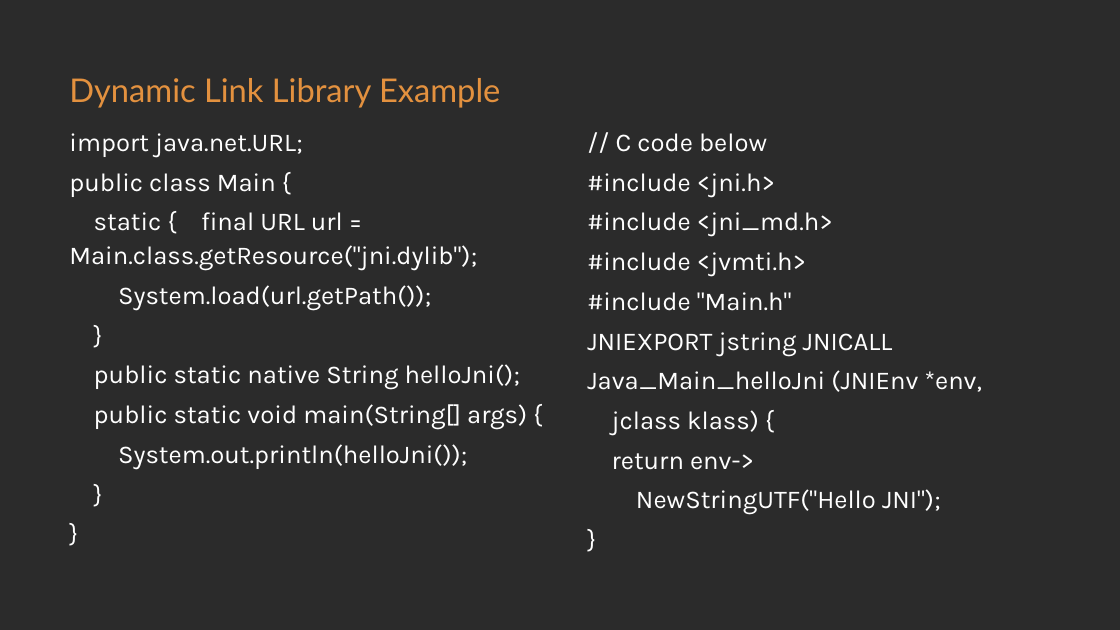
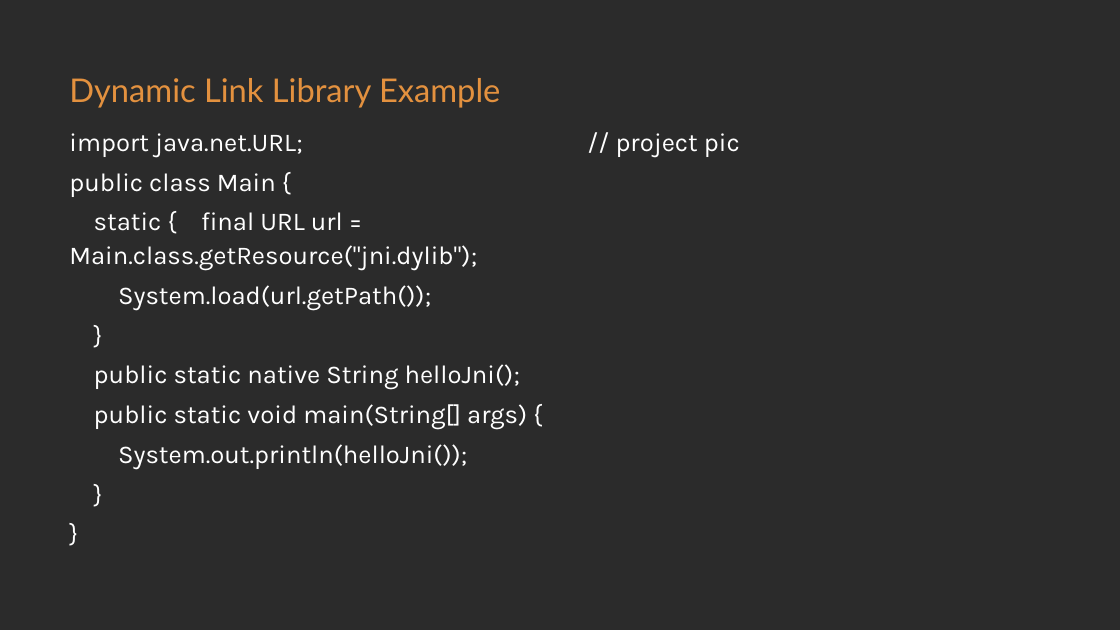
Before and after one commit to loongs-zhang/ACOCA2024-PlayWithWASM, a slide deck: slide 15 of PlayWithWASM.pptx (slide 14 before the commit). Drawn at 1120x630 pixels with LibreOffice and Linux fonts; fonts in the diff are those of the drawing; background and template pictures are left out; a plain dark background stands for a picture behind light text. Boxes give left, top, right and bottom in pixels: in the first picture for what was removed or moved away, otherwise in the second. Text is boxed around its words. In the diff, an @@ line names an element or a change of style, - is before the commit and + after.

```diff
--- a/PlayWithWASM.pptx
+++ b/PlayWithWASM.pptx
@@ text at [616, 133, 740, 157]: text changed @@
-// C code below
-#include <jni.h>
-#include <jni_md.h>
-#include <jvmti.h>
-#include "Main.h"
-JNIEXPORT jstring JNICALL
-Java_Main_helloJni (JNIEnv *env,
-jclass klass) {
-return env->
-NewStringUTF("Hello JNI");
-}
+// project pic
```
Also in this commit, not shown: 1 other slide changed, 3 slides added, 6 slides removed, 11 other files.
